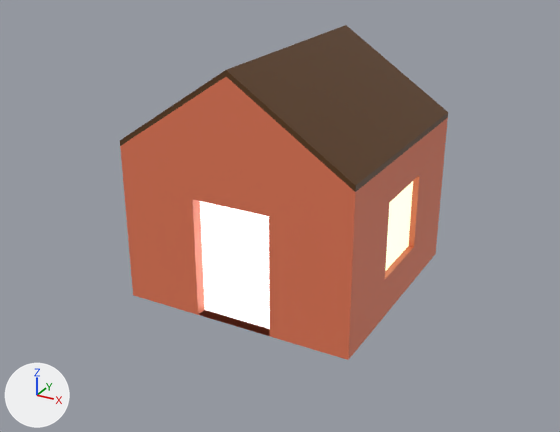
Before and after pictures for a commit that changed the glTF model models/world/house.glb.
The view is the same before and after, from a 50 mm camera at (4.33, -8.21, 4.91) aimed at (-0.02, -0.3, 0.96). The lights are fixed; the arrows at lower left show +X, +Y and +Z. Where no turn or scale is listed for an object, it has been applied to the vertices. Vertices at the same position are counted once.

Names of what the first picture shows: 'house-col'.
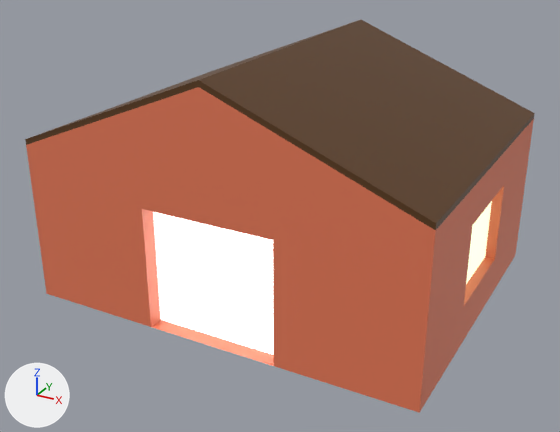
Commit message: house ye

Boxes (x1, y1, x2, y2) around the edits, measured in the pictures (560 x 432 px):
'house-col', reshaped, rescaled (55% wider, 17% taller): before (120, 25, 448, 360); after (25, 20, 535, 413)
'house_light', added: after (153, 201, 492, 355)
    faces in mat_inside (white #ffffff): (153, 212, 274, 355)
    faces in mat_window (green #d8e7ba): (466, 201, 492, 284)
part 1 of me_cube_001, deleted: before (199, 181, 413, 336)

What changed in the scene script:
```text
Change me_cube_001:
    used by ob_house_col; location = (0.0, 0.0, 0.0); rotation_euler = (0.0, 0.0, -1.571), in degrees (0, 0, -90)
    remove me_cube_001.from_pydata(...)  # 81 vertices, 158 faces; spans x -1.5..1.5, y -1.5..1.5, z 0.0..3.07
    add me_cube_001.from_pydata(...)  # 76 vertices, 130 faces; spans x -1.5..1.5, y -1.5..1.5, z 0.0..3.07
    me_cube_001 part 1
    5 vertices are removed from x -0.82..0.5, y -0.5..0.5, z 0.0..0.69
    28 faces are deleted
    remove me_cube_001.materials.append(mat_window)  # green #d8e7ba
    remove me_cube_001.materials.append(mat_inside)  # white #ffffff
Add me_cube_020:
    me_cube_020.from_pydata([(-2.38, -0.67, 1.52), (-2.38, 0.67, 1.52), (2.38, 0.67, 1.52), (2.38, -0.67, 1.52), (2.38, 0.67, 0.53), (2.38, -0.67, 0.53), (-2.38, -0.67, 0.53), (-2.38, 0.67, 0.53), (-0.83, -1.81, 0.0), (0.83, -1.81, 0.0), (0.83, -1.81, 1.52), (-0.83, -1.81, 1.52), (0.83, -1.81, 0.53), (-0.83, -1.81, 0.53), (0.0, 1.09, 0.69)], [], [(4, 2, 3), (4, 3, 5), (6, 0, 1), (6, 1, 7), (12, 10, 14), (13, 8, 14), (8, 9, 14), (11, 13, 14), (10, 11, 14), (9, 12, 14)])
    for i in [*range(4, 10)]: me_cube_020.polygons[i].material_index = 1
    me_cube_020.materials.append(mat_window)  # green #d8e7ba
    me_cube_020.materials.append(mat_inside)  # white #ffffff
Change ob_house_col:
    ob_house_col.scale: (1.0, 1.0, 1.0) -> (1.33, 1.67, 1.0)
Add ob_house_light:
    ob_house_light = bpy.data.objects.new('house_light', me_cube_020)
    ob_house_light.location = (0.0, 0.0, 0.0)
```
